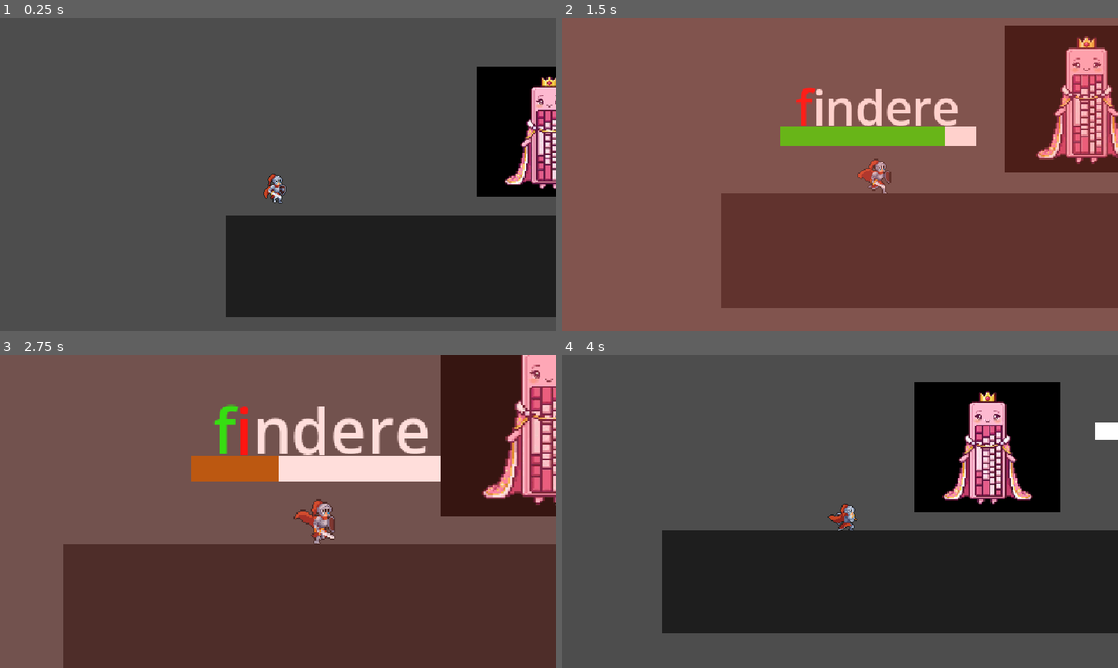
Above: before the commit, frames 1-4 (two rows, left to right).
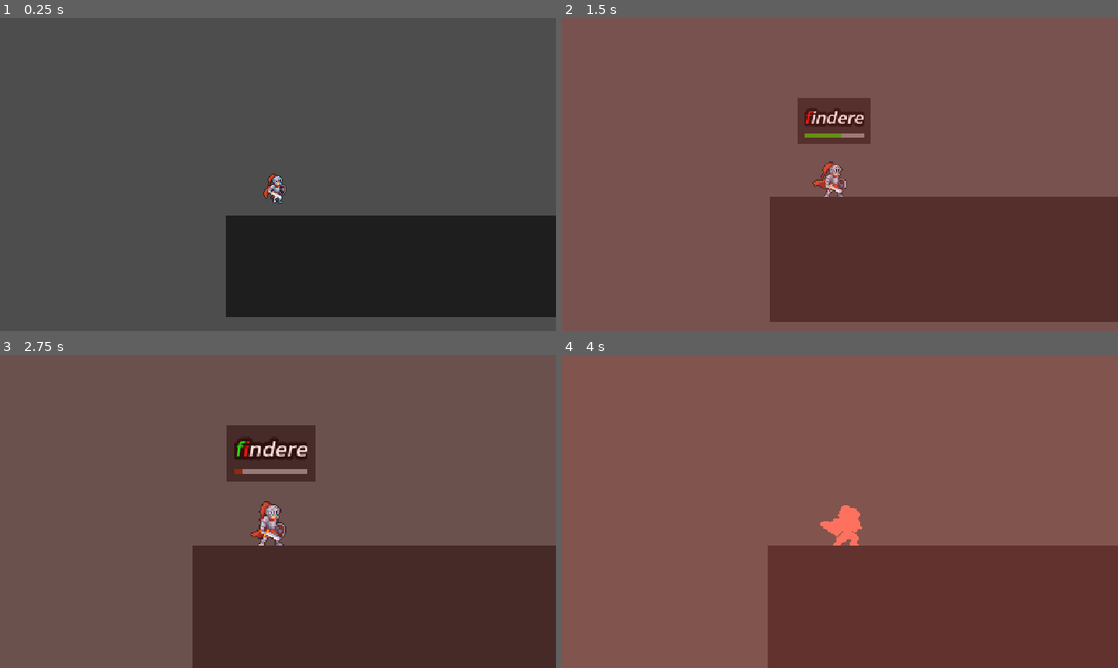
Above: after the commit, the same moments.

Repository: rammne/boram
Game: Godot game, scene res://scenes/testingGround.tscn
The game is run twice, just before and just after one commit, with the same random seed, the same clock (stepped at 60 frames per second) and the same inputs. Sound files missing from this copy of the repository are replaced by a short silence.
Inputs:
- Up to frame 1 (0.25 s): no input
- Up to frame 2 (1.5 s): tap Enter at 0.5 s; hold Tab (attack, bound only after the commit) 0.53-1.28 s; hold J (right) from 0.53 s (still down); tap , (db_jump) at 0.77 s; tap O (attack, bound only before the commit) at 0.8, 1.35 s
- Up to frame 3 (2.75 s): tap , (db_jump) at 1.52 s; tap A (dash) at 1.55 s; release J (right) at 2.03 s; hold F (left) from 2.03 s (still down); hold A (dash) from 2.03 s (still down); tap Space (jump) at 2.3 s
- Up to frame 4 (4 s): release F (left) at 2.78 s; release A (dash) at 2.78 s; hold J (right) from 2.78 s (still down); tap Space (jump) at 2.85 s; tap , (db_jump) at 3.02, 3.77 s; tap Tab (attack, bound only after the commit) at 3.05 s; hold Tab (attack, bound only after the commit) from 3.53 s (still down); tap O (attack, bound only before the commit) at 3.8 s

The runs differ from the first frame. In frame 1, 5.9% of the frame differs, in the area x 85-100%, y 15-58%; in frame 2, 21%; in frame 3, 28%; in frame 4, 100%, in the area x 0-100%, y 0-100%.

Commit message:
refined UI and SFX

Diff:
--- a/project.godot
+++ b/project.godot
@@ -51,7 +51,7 @@
 }
 attack={
 "deadzone": 0.2,
-"events": [Object(InputEventKey,"resource_local_to_scene":fa …(140 unchanged characters)… d":false,"keycode":0,"physical_keycode":79,"key_label":0,"unicode":111,"location":0,"echo":false,"script":null)
+"events": [Object(InputEventKey,"resource_local_to_scene":fa …(140 unchanged characters)… d":false,"keycode":0,"physical_keycode":4194306,"key_label":0,"unicode":0,"location":0,"echo":false,"script":null)
 ]
 }
 db_jump={
--- a/scenes/attack_component.gd
+++ b/scenes/attack_component.gd
@@ -18,6 +18,7 @@
 @export var charge_friction: float = 4000.0
 
 @onready var animated_sprite_2d: AnimatedSprite2D = $"../AnimatedSprite2D"
+@onready var attack_audio: AudioStreamPlayer2D = $"../AttackAudio"
 
 var is_attacking: bool = false
 var is_charging: bool = false
@@ -55,6 +56,7 @@
 	movement_component.set_physics_process(false)
 	body.velocity = Vector2.ZERO
 
+	attack_audio.play()
 	var sprite = body.get_node_or_null("AnimatedSprite2D")
 	if sprite:
 		animated_sprite_2d.play("attack")
--- a/scenes/player.tscn
+++ b/scenes/player.tscn
@@ -10,6 +10,10 @@
 [ext_resource type="Texture2D" uid="uid://bj3qf1y0oklts" path="res://assets/character/JUMP.png" id="4_tuyoq"]
 [ext_resource type="Texture2D" uid="uid://cofckbslfrp2k" path="res://assets/character/HURT.png" id="5_ur7pv"]
 [ext_resource type="AudioStream" uid="uid://bgd4ei7h166py" path="res://assets/character/sword_slash_1.mp3" id="10_y4r1p"]
+[ext_resource type="AudioStream" uid="uid://h1alhfrgc0sg" path="res://assets/character/magic_charging.mp3" id="11_d2wvv"]
+[ext_resource type="AudioStream" uid="uid://1kjyk721jhbs" path="res://assets/character/roblox-classic-jump.mp3" id="12_3v2ag"]
+[ext_resource type="AudioStream" uid="uid://l7rg8elkvi5h" path="res://assets/character/roblox-death-sound-effect.mp3" id="13_jej6c"]
+[ext_resource type="AudioStream" uid="uid://bjsum7yalawyp" path="res://assets/character/dragon-studio-simple-whoosh-382724.mp3" id="14_f1ej7"]
 
 [sub_resource type="ShaderMaterial" id="ShaderMaterial_dqkch"]
 shader = ExtResource("2_dqkch")
@@ -278,6 +282,21 @@
 process_mode = 3
 wait_time = 0.015
 
-[node name="AudioStreamPlayer2D" type="AudioStreamPlayer2D" parent="." unique_id=540214195]
+[node name="SwordSlash" type="AudioStreamPlayer2D" parent="." unique_id=540214195]
 process_mode = 3
 stream = ExtResource("10_y4r1p")
+
+[node name="EnergyCharge" type="AudioStreamPlayer2D" parent="." unique_id=1052657699]
+stream = ExtResource("11_d2wvv")
+pitch_scale = 2.0
+
+[node name="JumpSFX" type="AudioStreamPlayer2D" parent="." unique_id=699255614]
+stream = ExtResource("12_3v2ag")
+volume_db = 0.5
+pitch_scale = 2.0
+
+[node name="HurtSound" type="AudioStreamPlayer2D" parent="." unique_id=1099671341]
+stream = ExtResource("13_jej6c")
+
+[node name="DashSFX" type="AudioStreamPlayer2D" parent="." unique_id=1068164439]
+stream = ExtResource("14_f1ej7")
--- a/scenes/testingGround.tscn
+++ b/scenes/testingGround.tscn
@@ -5,7 +5,6 @@
 [ext_resource type="PackedScene" uid="uid://bdixgcg2rwv04" path="res://scenes/world_boundary.tscn" id="3_ct7hk"]
 [ext_resource type="PackedScene" uid="uid://bx2yogyweqdee" path="res://scenes/test_platform.tscn" id="5_b1ee8"]
 [ext_resource type="PackedScene" uid="uid://utoo68w3tcn3" path="res://scenes/skill_refill.tscn" id="6_75p3m"]
-[ext_resource type="Texture2D" uid="uid://dv3gf8xftl0nk" path="res://assets/character/keybabe2.jpg" id="7_8ufro"]
 [ext_resource type="PackedScene" uid="uid://1cmy5hsckvxl" path="res://scenes/wraith.tscn" id="8_nbqfs"]
 
 [sub_resource type="RectangleShape2D" id="RectangleShape2D_7n77a"]
@@ -47,7 +46,7 @@
 position = Vector2(846, 274)
 
 [node name="Wraith" parent="." unique_id=1523682806 instance=ExtResource("8_nbqfs")]
-position = Vector2(223, 96)
+position = Vector2(193, 186)
 
 [node name="Wraith2" parent="." unique_id=963946068 instance=ExtResource("8_nbqfs")]
 position = Vector2(709, -150)
@@ -72,8 +71,3 @@
 
 [node name="SkillRefill" parent="." unique_id=618764609 instance=ExtResource("6_75p3m")]
 position = Vector2(672, 390)
-
-[node name="Keybabe2" type="Sprite2D" parent="." unique_id=1612133053]
-position = Vector2(366.65625, 440.15625)
-scale = Vector2(0.08139038, 0.07308958)
-texture = ExtResource("7_8ufro")
--- a/scenes/typing_ui.tscn
+++ b/scenes/typing_ui.tscn
@@ -1,6 +1,15 @@
 [gd_scene format=3 uid="uid://bp7hsmhw628fq"]
 
 [ext_resource type="Script" uid="uid://bdyy8i74sd8yb" path="res://scripts/typing_ui.gd" id="1_20ag0"]
+[ext_resource type="FontFile" uid="uid://heoe3fdd1ip4" path="res://assets/fonts/VT323-Regular.ttf" id="2_8ax2c"]
+[ext_resource type="AudioStream" uid="uid://be82t8wxyprw4" path="res://assets/general/keyboard_sound.mp3" id="2_bimjh"]
+
+[sub_resource type="StyleBoxFlat" id="StyleBoxFlat_byssr"]
+bg_color = Color(0, 0, 0, 0.5882353)
+
+[sub_resource type="FontVariation" id="FontVariation_8ax2c"]
+base_font = ExtResource("2_8ax2c")
+spacing_glyph = 4
 
 [sub_resource type="StyleBoxFlat" id="StyleBoxFlat_shhcf"]
 bg_color = Color(0.9764706, 0, 0, 1)
@@ -10,7 +19,50 @@
 
 [node name="TypingUI" type="Node2D" unique_id=91224756]
 process_mode = 3
+z_index = 100
 script = ExtResource("1_20ag0")
+
+[node name="PanelContainer" type="PanelContainer" parent="." unique_id=2043546641]
+anchors_preset = 7
+anchor_left = 0.5
+anchor_top = 1.0
+anchor_right = 0.5
+anchor_bottom = 1.0
+offset_left = -20.0
+offset_top = -70.0
+offset_right = 20.0
+offset_bottom = -30.0
+grow_horizontal = 2
+grow_vertical = 0
+theme_override_styles/panel = SubResource("StyleBoxFlat_byssr")
+
+[node name="MarginContainer" type="MarginContainer" parent="PanelContainer" unique_id=978130394]
+layout_mode = 2
+theme_override_constants/margin_left = 6
+theme_override_constants/margin_top = 6
+theme_override_constants/margin_right = 6
+theme_override_constants/margin_bottom = 6
+
+[node name="VBoxContainer" type="VBoxContainer" parent="PanelContainer/MarginContainer" unique_id=1869110483]
+layout_mode = 2
+
+[node name="RichTextLabel" type="RichTextLabel" parent="PanelContainer/MarginContainer/VBoxContainer" unique_id=634900238]
+layout_mode = 2
+theme_override_colors/font_outline_color = Color(0, 0, 0, 1)
+theme_override_constants/outline_size = 10
+theme_override_fonts/normal_font = SubResource("FontVariation_8ax2c")
+theme_override_font_sizes/normal_font_size = 48
+bbcode_enabled = true
+fit_content = true
+scroll_active = false
+autowrap_mode = 0
+
+[node name="ProgressBar" type="ProgressBar" parent="PanelContainer/MarginContainer/VBoxContainer" unique_id=744811595]
+custom_minimum_size = Vector2(0, 4)
+layout_mode = 2
+theme_override_styles/background = SubResource("StyleBoxFlat_shhcf")
+theme_override_styles/fill = SubResource("StyleBoxFlat_7n77a")
+show_percentage = false
 
 [node name="ColorRect" type="ColorRect" parent="." unique_id=2139121267]
 anchors_preset = 15
@@ -22,36 +74,5 @@
 
 [node name="Timer" type="Timer" parent="." unique_id=12500828]
 
-[node name="ProgressBar" type="ProgressBar" parent="." unique_id=744811595]
-anchors_preset = 14
-anchor_top = 0.5
-anchor_right = 1.0
-anchor_bottom = 0.5
-offset_left = -100.0
-offset_top = -49.0
-offset_right = 100.0
-offset_bottom = -29.0
-grow_horizontal = 2
-grow_vertical = 2
-theme_override_styles/background = SubResource("StyleBoxFlat_shhcf")
-theme_override_styles/fill = SubResource("StyleBoxFlat_7n77a")
-show_percentage = false
-
-[node name="RichTextLabel" type="RichTextLabel" parent="." unique_id=634900238]
-anchors_preset = 8
-anchor_left = 0.5
-anchor_top = 0.5
-anchor_right = 0.5
-anchor_bottom = 0.5
-offset_left = -100.0
-offset_top = -89.0
-offset_right = 100.0
-offset_bottom = -49.0
-grow_horizontal = 2
-grow_vertical = 2
-theme_override_font_sizes/normal_font_size = 48
-bbcode_enabled = true
-fit_content = true
-scroll_active = false
-autowrap_mode = 0
-metadata/_edit_use_anchors_ = true
+[node name="KeyboardSFX" type="AudioStreamPlayer2D" parent="." unique_id=1272730428]
+stream = ExtResource("2_bimjh")
--- a/scenes/wraith.tscn
+++ b/scenes/wraith.tscn
@@ -8,6 +8,7 @@
 [ext_resource type="Texture2D" uid="uid://d1hxv0w2gmvdg" path="res://assets/enemy/FLYING.png" id="4_s8t5x"]
 [ext_resource type="Texture2D" uid="uid://f58m3qkrlahb" path="res://assets/enemy/IDLE.png" id="5_qrpaf"]
 [ext_resource type="AudioStream" uid="uid://dmqj7qm5l7fcx" path="res://assets/enemy/explosive_blood_splatter.mp3" id="8_yxd5n"]
+[ext_resource type="AudioStream" uid="uid://ryld1jawwyre" path="res://assets/enemy/ghost_attack.mp3" id="9_s8t5x"]
 
 [sub_resource type="AtlasTexture" id="AtlasTexture_ced03"]
 atlas = ExtResource("2_412ck")
@@ -253,7 +254,7 @@
 [node name="CollisionShape2D" type="CollisionShape2D" parent="HitboxArea" unique_id=5837556]
 shape = SubResource("CircleShape2D_7n77a")
 
-[node name="AudioStreamPlayer2D" type="AudioStreamPlayer2D" parent="." unique_id=1964702469]
+[node name="BloodSplatterAudio" type="AudioStreamPlayer2D" parent="." unique_id=1964702469]
 process_mode = 3
 stream = ExtResource("8_yxd5n")
 
@@ -266,3 +267,7 @@
 randomness = 0.8
 trail_enabled = true
 process_material = SubResource("ParticleProcessMaterial_yxd5n")
+
+[node name="AttackAudio" type="AudioStreamPlayer2D" parent="." unique_id=599891437]
+stream = ExtResource("9_s8t5x")
+pitch_scale = 3.0
--- a/scripts/player.gd
+++ b/scripts/player.gd
@@ -42,7 +42,7 @@
 
 # --- Skill Execution Metrics ---
 @export var double_jump_force: float = -600.0
-@export var dash_speed: float = 1400.0
+@export var dash_speed: float = 1000.0
 @export var dash_duration: float = 0.3
 @export var knockback_recovery_time: float = 0.4
 
@@ -66,7 +66,11 @@
 @onready var ghost_timer = $AfterImageContainer/GhostTimer
 @onready var ghost_container = $AfterImageContainer
 @onready var sprite = $AnimatedSprite2D
-@onready var audio_stream_player_2d: AudioStreamPlayer2D = $AudioStreamPlayer2D
+@onready var audio_stream_player_2d: AudioStreamPlayer2D = $SwordSlash
+@onready var energy_charge: AudioStreamPlayer2D = $EnergyCharge
+@onready var jump_sfx: AudioStreamPlayer2D = $JumpSFX
+@onready var hurt_sound: AudioStreamPlayer2D = $HurtSound
+@onready var dash_sfx: AudioStreamPlayer2D = $DashSFX
 
 var is_invulnerable: bool = false
 
@@ -144,6 +148,7 @@
 		velocity.y += 300.0
 
 func _execute_double_jump() -> void:
+	jump_sfx.play()
 	can_double_jump = false
 	current_jump_charges -= 1
 	last_ghost_position = global_position
@@ -163,6 +168,7 @@
 	is_ghosting = false
 
 func _execute_dash() -> void:
+	dash_sfx.play()
 	current_dash_charges -= 1
 	is_dashing = true
 	var direction: float = 0.0
@@ -208,23 +214,32 @@
 
 	# Disable collision with enemies (assuming enemies are on Layer 2)
 	# This ensures your teleport tweens do not get physically blocked
+
 	set_collision_mask_value(3, false)
+
+	energy_charge.process_mode = Node.PROCESS_MODE_ALWAYS
+	energy_charge.play()
+
+	var charge_duration: float = 3.0
+	#if energy_charge.stream:
+		#charge_duration = energy_charge.stream.get_length()
 
 	var is_perfect: bool = (completed_words >= total_words and total_words > 0)
 	var cam: Camera2D = get_node_or_null("Camera2D")
 	var sprite_node = $AnimatedSprite2D
 
-	if is_perfect and cam:
-		if sprite_node and sprite_node.material and sprite_node.material is ShaderMaterial:
-			sprite_node.material.set_shader_parameter("flash_modifier", 1.0)
-			var flash_tween = create_tween()
-			flash_tween.tween_property(sprite_node.material, "shader_parameter/flash_modifier", 0.0, 1.0)
-
-		get_tree().paused = true
-		await get_tree().create_timer(1.0).timeout
-		get_tree().paused = false
-	else:
-		await get_tree().create_timer(0.2).timeout
+	#if is_perfect and cam:
+	if sprite_node and sprite_node.material and sprite_node.material is ShaderMaterial:
+		sprite_node.material.set_shader_parameter("flash_modifier", 1.0)
+		var flash_tween = create_tween()
+		flash_tween.tween_property(sprite_node.material, "shader_parameter/flash_modifier", 0.0, 1.0)
+
+	get_tree().paused = true
+	await get_tree().create_timer(charge_duration, true, false, true).timeout
+	energy_charge.stop()
+	get_tree().paused = false
+	#else:
+		#await get_tree().create_timer(0.2).timeout
 
 	var enemies: Array = get_tree().get_nodes_in_group("enemies")
 	enemies.sort_custom(func(a, b): return global_position.distance_to(a.global_position) < global_position.distance_to(b.global_position))
@@ -400,6 +415,7 @@
 			velocity.x = move_toward(velocity.x, 0, friction * delta)
 
 func apply_knockback(source_position: Vector2, force_x: float, force_y: float) -> void:
+	hurt_sound.play()
 	if is_dashing or is_invulnerable:
 		return
 
@@ -409,7 +425,6 @@
 
 	# Disable physical collision with the enemy layer to prevent body-blocking
 	set_collision_mask_value(3, false)
-
 	var direction_x: float = sign(global_position.x - source_position.x)
 	if direction_x == 0:
 		direction_x = 1.0
@@ -425,6 +440,7 @@
 		velocity.y = abs(force_y)
 
 	sprite.play("hurt")
+
 
 	if damage_flash:
 		damage_flash.show()
--- a/scripts/typing_ui.gd
+++ b/scripts/typing_ui.gd
@@ -1,14 +1,13 @@
 extends Node2D
 
-@onready var label: RichTextLabel = $RichTextLabel
-@onready var timer: Timer = $Timer
-@onready var progress_bar: ProgressBar = $ProgressBar
+# Updated paths to reflect the new PanelContainer hierarchy
+@onready var label: RichTextLabel = $PanelContainer/MarginContainer/VBoxContainer/RichTextLabel
+@onready var progress_bar: ProgressBar = $PanelContainer/MarginContainer/VBoxContainer/ProgressBar
+@onready var keyboard_sfx: AudioStreamPlayer2D = $KeyboardSFX
 
-# Replace mistake_penalty with this:
-@export var penalty_percentage: float = 0.10 # Deducts 10% of total time per mistake
+@export var penalty_percentage: float = 0.10
 
 var cached_max_time: float = 0.0
-
 var words: PackedStringArray = []
 var current_word_index: int = 0
 var target_text: String = ""
@@ -16,14 +15,12 @@
 var active_event: String = ""
 var fill_style: StyleBoxFlat
 var has_error: bool = false
-
 var active_zone_id: int = 0
-
 var real_time_left: float = 0.0
 
 func _ready() -> void:
 	var bg_style = StyleBoxFlat.new()
-	bg_style.bg_color = Color.WHITE
+	bg_style.bg_color = Color.WEB_GRAY
 	progress_bar.add_theme_stylebox_override("background", bg_style)
 
 	var default_fill = progress_bar.get_theme_stylebox("fill")
@@ -42,7 +39,6 @@
 	progress_bar.add_theme_stylebox_override("fill", fill_style)
 
 	Signals.start_typing_event.connect(_on_typing_started)
-	timer.timeout.connect(_on_timeout)
 
 func _process(delta: float) -> void:
 	var current_scale: float = Engine.time_scale
@@ -52,16 +48,15 @@
 
 	var real_delta: float = delta / current_scale
 	real_time_left -= real_delta
-	# Clamp the value so it never drops below 0 and breaks the UI rendering
+
 	progress_bar.value = max(0.0, real_time_left)
 
 	if progress_bar.max_value > 0:
 		var ratio: float = real_time_left / progress_bar.max_value
-		fill_style.bg_color = Color.RED.lerp(Color.GREEN, ratio)
+		fill_style.bg_color = Color.DARK_RED.lerp(Color.GREEN, ratio)
 
 	if real_time_left <= 0.0:
 		_resolve()
-
 
 func _on_typing_started(prompt_data: Variant, time_limit: float, event_type: String, zone_id: int) -> void:
 	active_zone_id = zone_id
@@ -83,7 +78,6 @@
 	set_process(true)
 
 func _trigger_hitstop(duration: float) -> void:
-	# Requires TypingUI Node process_mode to be "Always"
 	get_tree().paused = true
 	await get_tree().create_timer(duration, true, false, true).timeout
 	get_tree().paused = false
@@ -99,10 +93,10 @@
 
 	var char_typed: String = char(event.unicode)
 
-	# Action-Oriented Flow: No backspace required. Just hit the right key.
 	if char_typed == target_text[current_index]:
+		keyboard_sfx.play()
 		current_index += 1
-		has_error = false # Clear the visual error state instantly
+		has_error = false
 		_update_display()
 
 		if current_index >= target_text.length():
@@ -116,26 +110,21 @@
 func _update_display() -> void:
 	var typed_portion: String = target_text.substr(0, current_index)
 
+	# Italics tags [i] injected into the BBCode wrappers
 	if has_error:
 		var error_char: String = target_text[current_index]
 		var untyped_portion: String = target_text.substr(current_index + 1)
-		label.text = "[center][color=green]" + typed_portion + "[/color][color=red]" + error_char + "[/color]" + untyped_portion + "[/center]"
+		label.text = "[center][i][color=green]" + typed_portion + "[/color][color=red]" + error_char + "[/color]" + untyped_portion + "[/i][/center]"
 	else:
 		var untyped_portion: String = target_text.substr(current_index)
-		label.text = "[center][color=green]" + typed_portion + "[/color]" + untyped_portion + "[/center]"
+		label.text = "[center][i][color=green]" + typed_portion + "[/color]" + untyped_portion + "[/i][/center]"
 
-# Find and update your _resolve function to this:
 func _resolve() -> void:
 	hide()
 	set_process_unhandled_key_input(false)
 	set_process(false)
-	timer.stop()
 
 	Signals.typing_event_resolved.emit(current_word_index, words.size(), active_event, active_zone_id)
-
-# Update the timeout function:
-func _on_timeout() -> void:
-	_resolve()
 
 func _handle_mistake() -> void:
 	var deduction: float = cached_max_time * penalty_percentage
@@ -146,13 +135,12 @@
 	if real_time_left <= 0.0:
 		_resolve()
 
-# Update the word completion check inside _load_next_word():
 func _load_next_word() -> void:
 	if current_word_index > 0:
 		_trigger_hitstop(0.05)
 
 	if current_word_index >= words.size():
-		_resolve() # All words completed
+		_resolve()
 		return
 
 	target_text = words[current_word_index]
--- a/scripts/wraith.gd
+++ b/scripts/wraith.gd
@@ -3,7 +3,7 @@
 @export var word_health: int = 2
 @onready var animated_sprite_2d: AnimatedSprite2D = $AnimatedSprite2D
 @onready var blood_splatter: GPUParticles2D = $BloodSplatter
-@onready var audio_stream_player_2d: AudioStreamPlayer2D = $AudioStreamPlayer2D
+@onready var audio_stream_player_2d: AudioStreamPlayer2D = $BloodSplatterAudio
 
 var is_dying: bool = false
 
Not shown, added: assets/character/dragon-studio-simple-whoosh-382724.mp3.import
Not shown, added: assets/character/energy_charge.mp3.import
Not shown, added: assets/character/jump_sound.mp3.import
Not shown, added: assets/character/magic_charging.mp3.import
Not shown, added: assets/character/princess_talkning.mp3.import
Not shown, added: assets/character/roblox-classic-jump.mp3.import
Not shown, added: assets/character/roblox-death-sound-effect.mp3.import
Not shown, added: assets/character/roblox-death-sound_1.mp3.import
Not shown, added: assets/character/soundreality-whoosh-end-384629.mp3.import
Not shown, added: assets/enemy/ghost_attack.mp3.import
Not shown, added: assets/enemy/monster attack.mp3.import
Binary file added: assets/fonts/VT323-Regular.ttf
(and 20 more such lines)
